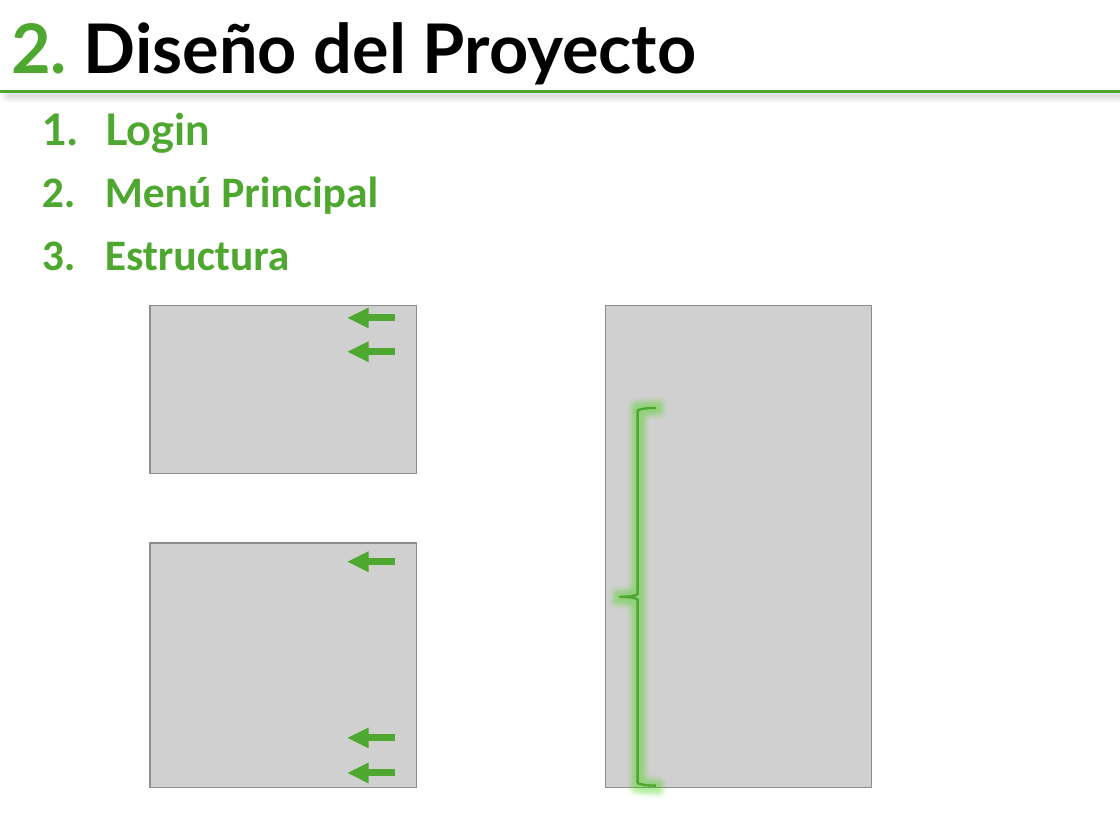
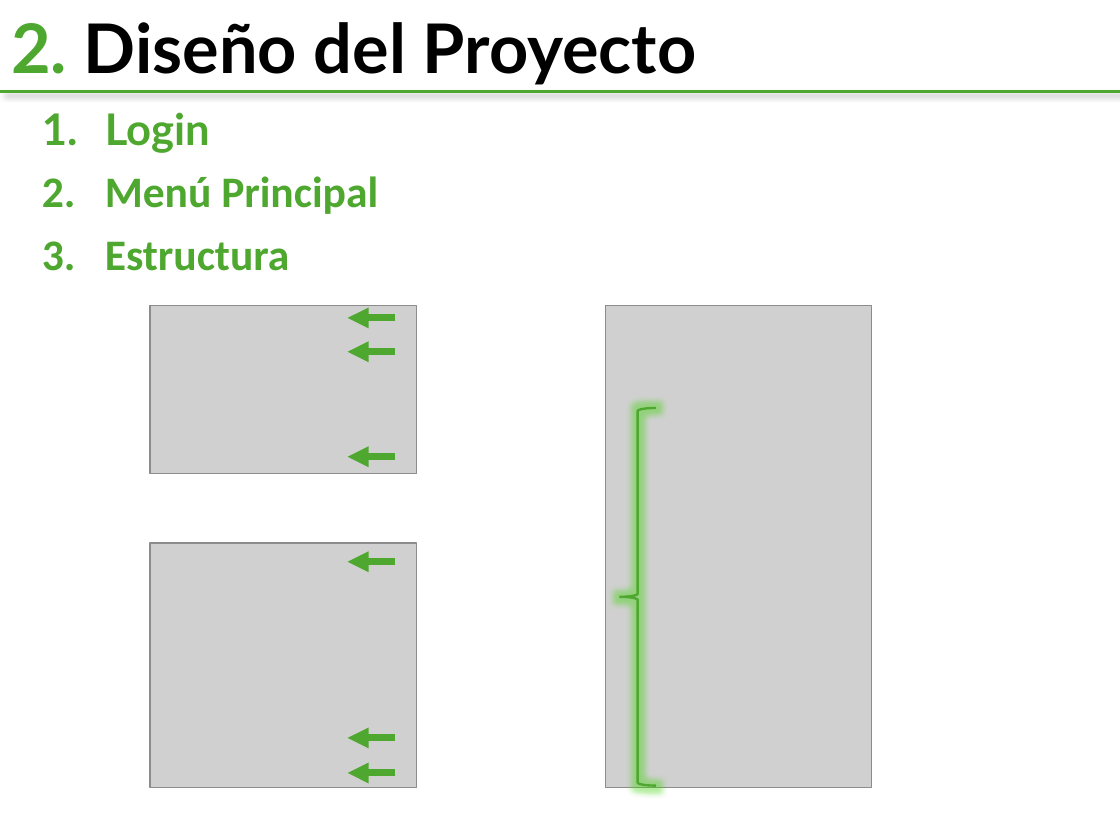
Before and after one commit to DomMarDev/proyectoFinal_Facturas, a slide deck: slide 6 of presentacion_proyecto.pptx. Drawn at 1120x840 pixels with LibreOffice and Linux fonts; fonts in the diff are those of the drawing; grey boxes stand for pictures. Boxes give left, top, right and bottom in pixels: in the first picture for what was removed or moved away, otherwise in the second. Text is boxed around its words. In the diff, an @@ line names an element or a change of style, - is before the commit and + after.

Commit message:
proyecto

```diff
--- a/presentacion_proyecto.pptx
+++ b/presentacion_proyecto.pptx
@@ arrow added from (395, 457) to (347, 457), #4EA72E 4.5 pt @@
```
Also in this commit, not shown: 2 other slides changed, 5 other files.
